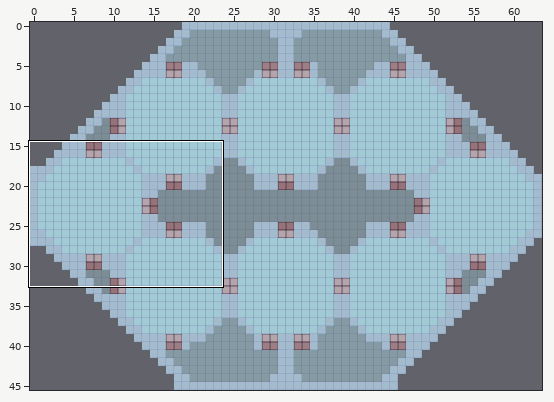
Two states of a Tiled map (JSON), assets/tilemaps/maps/reference_map.manylayers.json. Above, an overview of the earlier version with the close-up marked.
Close-up. Old version:
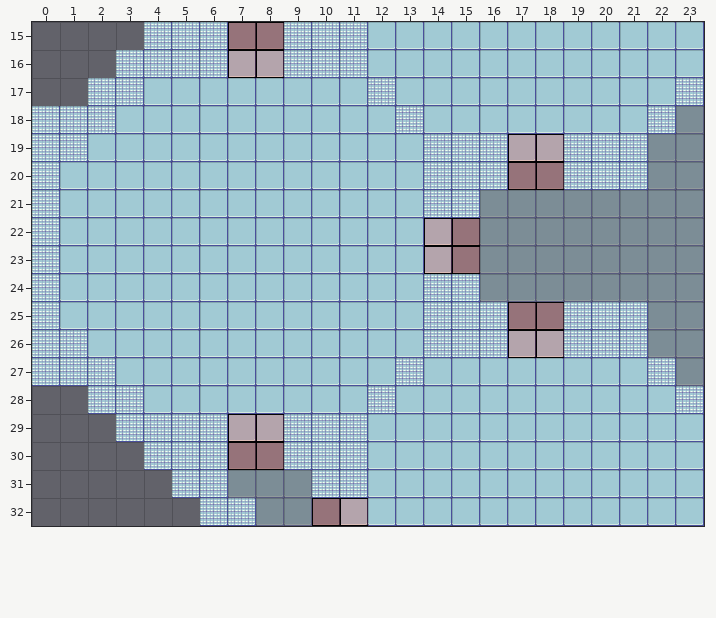
Cells are 32x32 px. Shown: x 0..23, y 15..32. The commit also changed other parts of the map, which this record leaves out.
After:
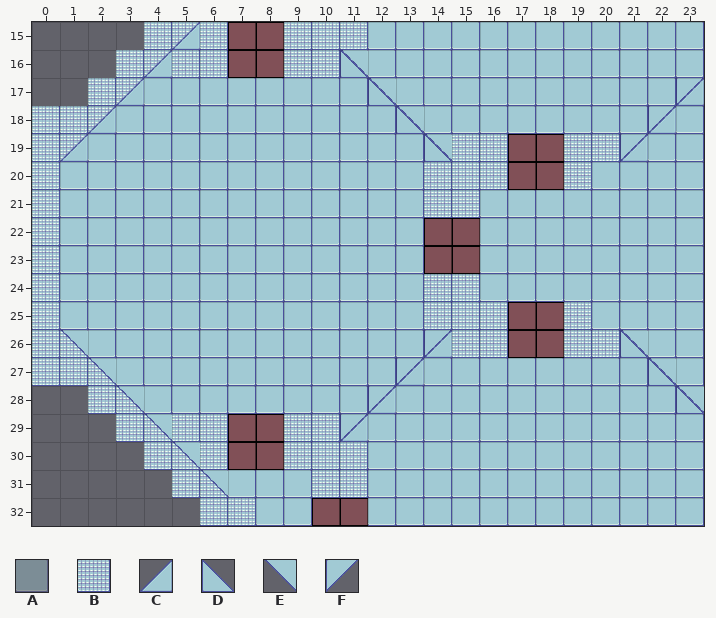
Key: from "scifitiles-sheet": A 20, B 62, C 68, D 69, E 82, F 83.
_ is an empty cell, . an unchanged one.
Tiles of an added or newly shown layer are drawn over the layers below it.
See-through tiles are keyed as they look on the map.
Difference:
--- layer "command_center" (removed)
@@ x 7..8 @@
-16 AA
+16 __
@@ x 14..14 @@
-22 A
-23 A
+22 _
+23 _
@@ x 7..8 @@
-29 AA
+29 __
--- layer "med_bay" (removed)
@@ x 17..18 @@
-19 AA
+19 __
--- layer "cafeteria" (removed)
@@ x 17..18 @@
-26 AA
+26 __
@@ x 11..11 @@
-32 A
+32 _
--- layer "halls" (removed)
@@ x 7..8 @@
-15 AA
+15 __
@@ x 15..23 @@
-18 ........A
-19 .......AA
-20 ..AA...AA
-21 .AAAAAAAA
-22 AAAAAAAAA
-23 AAAAAAAAA
-24 .AAAAAAAA
-25 ..AA...AA
-26 .......AA
-27 ........A
+18 ........_
+19 .......__
+20 ..__...__
+21 .________
+22 _________
+23 _________
+24 .________
+25 ..__...__
+26 .......__
+27 ........_
@@ x 7..10 @@
-30 AA..
-31 AAA.
-32 .AAA
+30 __..
+31 ___.
+32 .___
--- layer "floors" (added)
@@ x 7..9 @@
-31 ___
-32 .__
+31 AAA
+32 .AA
--- layer "walls"
@@ x 21..21 @@
-20 B
+20 _
@@ x 21..21 @@
-25 B
+25 _
--- layer "cc" (added)
@@ x 1..14 @@
-16 ..._......_...
-17 .._........_..
-18 ._.........._.
-19 _............_
+16 ...C......D...
+17 ..C........D..
+18 .C..........D.
+19 C............D
@@ x 1..14 @@
-26 _............_
-27 ._.........._.
-28 .._........_..
-29 ..._......_...
+26 E............F
+27 .E..........F.
+28 ..E........F..
+29 ...E......F...
--- layer "r1" (added)
@@ x 11..23 @@
-16 _............
-17 ._.........._
-18 .._........_.
-19 ..._......_..
+16 E............
+17 .E..........F
+18 ..E........F.
+19 ...E......F..
--- layer "r6" (added)
@@ x 11..23 @@
-26 ..._......_..
-27 .._........_.
-28 ._.........._
-29 _............
+26 ...C......D..
+27 ..C........D.
+28 .C..........D
+29 C............
--- layer "mh" (added)
@@ x 5..5 @@
-15 _
+15 C
@@ x 16..23 @@
-17 ......._
-18 ......__
-19 .....___
-20 ....____
-21 ________
-22 ________
-23 ________
-24 ________
-25 ....____
-26 .....___
-27 ......__
-28 ......._
+17 .......C
+18 ......CA
+19 .....CAA
+20 ....AAAA
+21 AAAAAAAA
+22 AAAAAAAA
+23 AAAAAAAA
+24 AAAAAAAA
+25 ....AAAA
+26 .....EAA
+27 ......EA
+28 .......E
@@ x 5..6 @@
-30 _.
-31 ._
+30 E.
+31 .E
Where, in picture pixels (left, top, right, bottom), the same in both close-ups:
changed: (60, 22, 704, 526)
